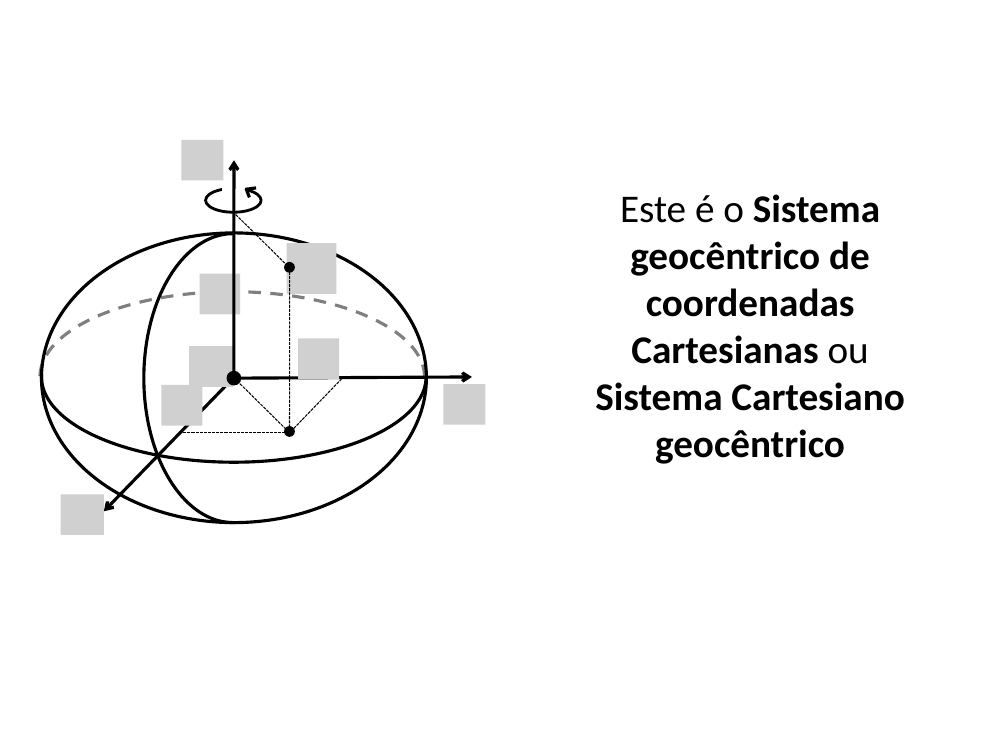
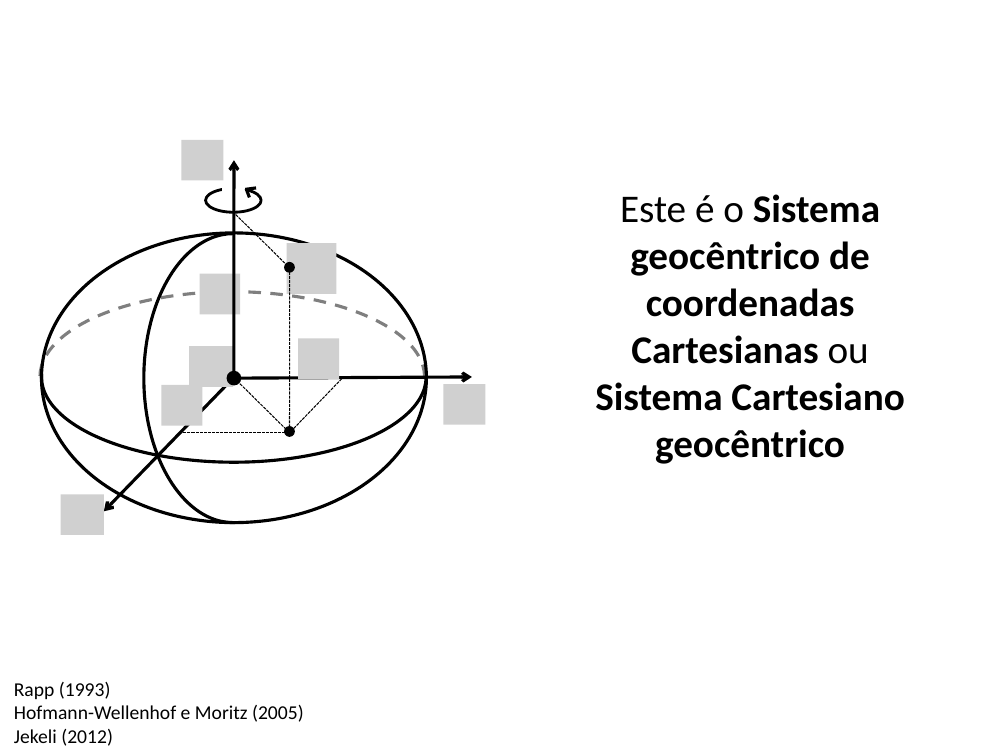
Before and after one commit to pinga-lab/CE-VII-SimBGf-2016, a slide deck: slide 21 of slides/3_sistemas_coordenadas.pptx. Drawn at 1008x756 pixels with LibreOffice and Linux fonts; fonts in the diff are those of the drawing; grey boxes stand for pictures. Boxes give left, top, right and bottom in pixels: in the first picture for what was removed or moved away, otherwise in the second. Text is boxed around its words. In the diff, an @@ line names an element or a change of style, - is before the commit and + after.

```diff
--- a/slides/3_sistemas_coordenadas.pptx
+++ b/slides/3_sistemas_coordenadas.pptx
@@ text added at bbox=[14, 682, 304, 746], 14 pt, text #000000 @@
+Rapp (1993)
+Hofmann-Wellenhof e Moritz (2005)
+Jekeli (2012)
```
Also in this commit, not shown: 15 other slides changed, 1 slide added.
